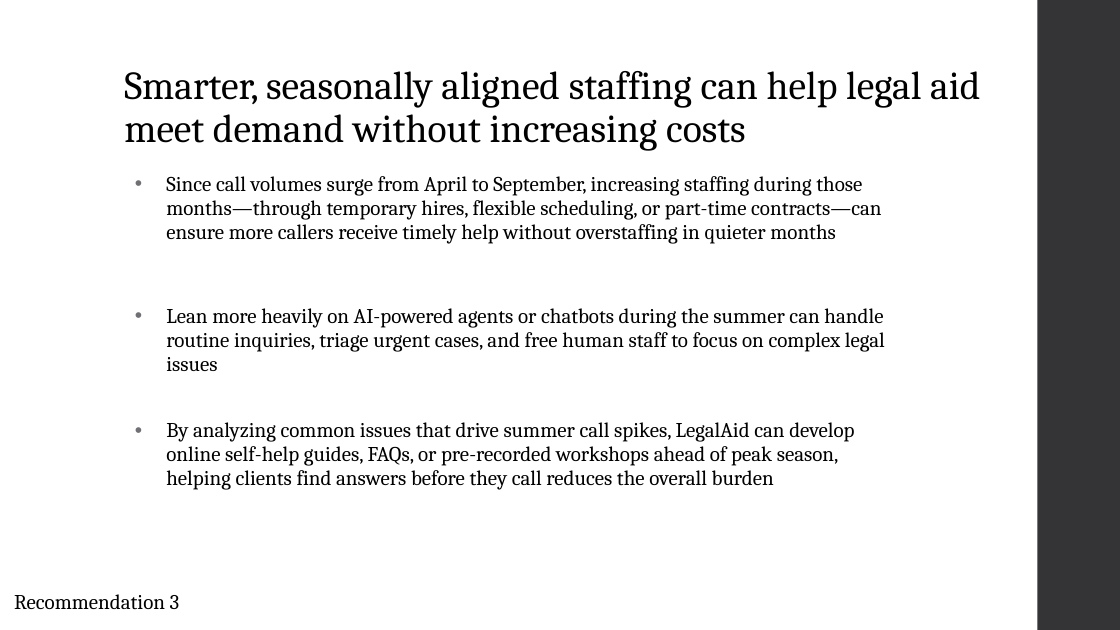
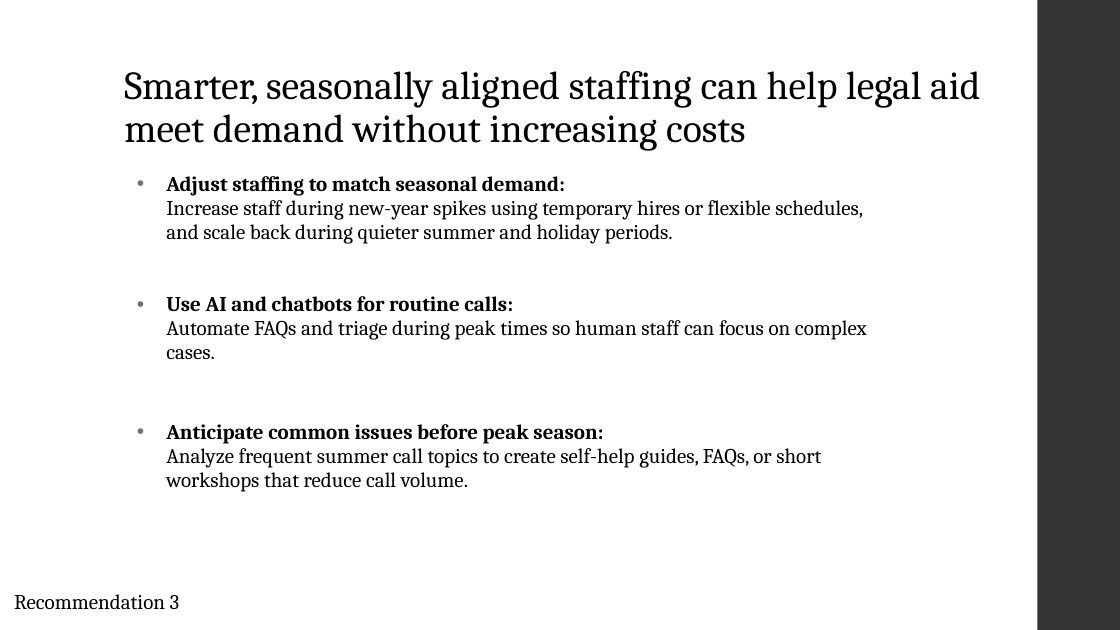
Before and after one commit to arvindkrishna87/STAT390_LegalAid_Fall2025, a slide deck: slide 13 of Presentations/Dashboard/TimeTrendsPresentation1_8Oct_Group1.pptx (slide 11 before the commit). Drawn at 1120x630 pixels with LibreOffice and Linux fonts; fonts in the diff are those of the drawing. Boxes give left, top, right and bottom in pixels: in the first picture for what was removed or moved away, otherwise in the second. Text is boxed around its words. In the diff, an @@ line names an element or a change of style, - is before the commit and + after.

```diff
--- a/Presentations/Dashboard/TimeTrendsPresentation1_8Oct_Group1.pptx
+++ b/Presentations/Dashboard/TimeTrendsPresentation1_8Oct_Group1.pptx
@@ text at bbox=[166, 176, 863, 244]: text changed @@
-• Since call volumes surge from April to September, increasing staffing during those months—through temporary hires, flexible scheduling, or part-time contracts—can ensure more callers receive timely help without overstaffing in quieter months
+• Adjust staffing to match seasonal demand:
+Increase staff during new-year spikes using temporary hires or flexible schedules, and scale back during quieter summer and holiday periods.
@@ text at bbox=[166, 296, 867, 359]: text changed @@
-• Lean more heavily on AI-powered agents or chatbots during the summer can handle routine inquiries, triage urgent cases, and free human staff to focus on complex legal issues
+• Use AI and chatbots for routine calls:
+Automate FAQs and triage during peak times so human staff can focus on complex cases.
@@ text at bbox=[166, 424, 821, 492]: text changed @@
-• By analyzing common issues that drive summer call spikes, LegalAid can develop online self-help guides, FAQs, or pre-recorded workshops ahead of peak season, helping clients find answers before they call reduces the overall burden
+• Anticipate common issues before peak season:
+Analyze frequent summer call topics to create self-help guides, FAQs, or short workshops that reduce call volume.
```
Also in this commit, not shown: 7 other slides changed, 6 slides added, 7 slides removed.
